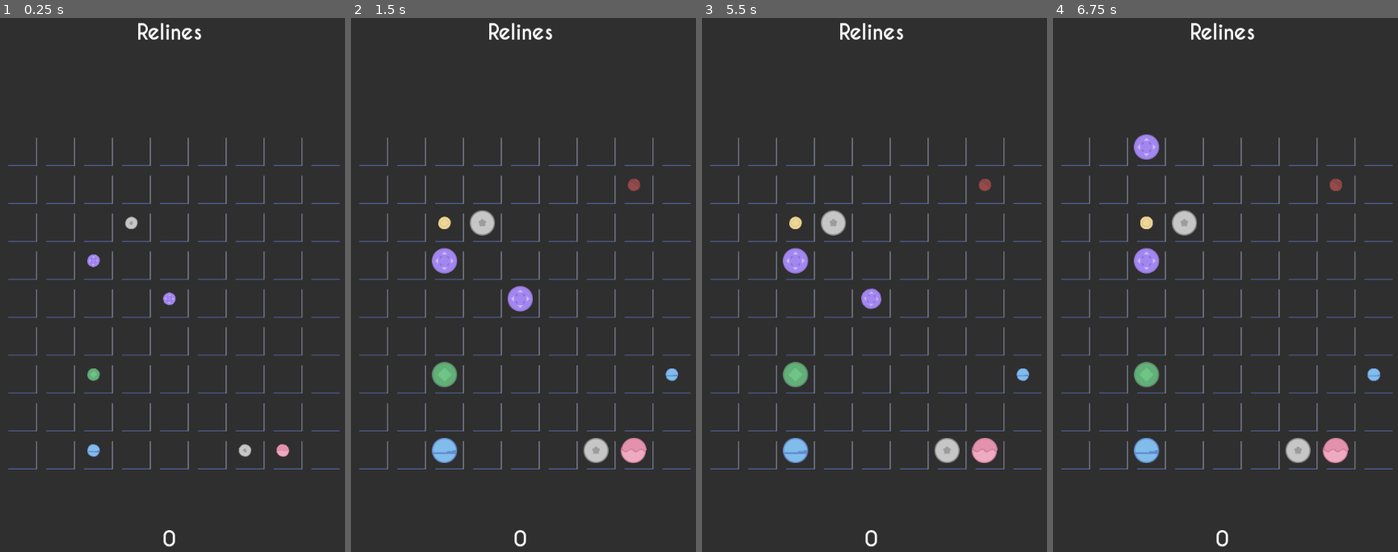
Above: before the commit, frames 1-4 (left to right).
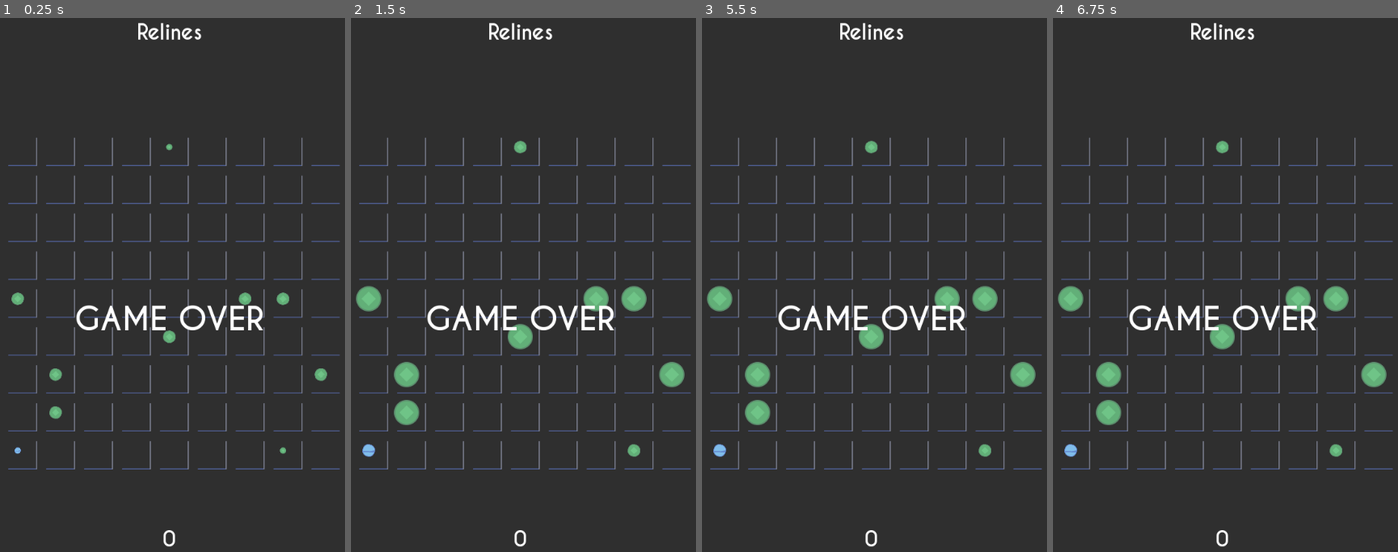
Above: after the commit, the same moments.

Repository: hangduykhiem/Simpline
Game: Godot game, scene res://GameBoard.tscn
Two runs of this game, one before a commit and one after it. Both use one fixed random seed, a clock stepped at 60 frames per second and the inputs below.
Inputs (mouse positions are in pixels of both pictures, inside the frame that each line leads up to):
- Up to frame 1 (0.25 s): no input
- Up to frame 2 (1.5 s): move the mouse to (602, 268) at 0.52 s; click (602, 268) at 0.67 s; tap Enter at 1.25 s; move the mouse to (444, 333) at 1.27 s; click (444, 333) at 1.42 s
- Up to frame 3 (5.5 s): tap Space at 2, 3.5, 5 s; move the mouse to (909, 156) at 2.02 s; click (909, 156) at 2.17 s; tap Enter at 2.75, 4.25 s; move the mouse to (853, 429) at 2.77 s; click (853, 429) at 2.92 s; move the mouse to (984, 397) at 3.52 s; click (984, 397) at 3.67 s; move the mouse to (757, 199) at 4.27 s; click (757, 199) at 4.42 s; move the mouse to (891, 301) at 5.02 s; click (891, 301) at 5.17 s
- Up to frame 4 (6.75 s): move the mouse to (1166, 135) at 5.77 s; click (1166, 135) at 5.92 s; move the mouse to (1304, 268) at 6.52 s; click (1304, 268) at 6.67 s

The runs differ from the first frame. In frame 1, 2.1% of the frame differs, in the area x 3-95%, y 23-83%; in frame 2, 5.2%; in frame 3, 5.1%; in frame 4, 5.2%, in the area x 1-97%, y 21-84%.

Commit message:
Refactoring for logic decoupling in progress

Diff:
--- a/GameBoard.gd
+++ b/GameBoard.gd
@@ -1,4 +1,13 @@
+##
+# This scene's job is to animate the board, the UI, ball and their appearance /
+# disappearance / movement.
+# Actual game logics, like where ball should appear, are in the GameLogic.gd
+# class.
+##
+
 extends Node2D
+
+signal _ball_movement_anim_complete
 
 var CELL_SIDE = 60
 var GRID_NUMBER = 9
@@ -14,97 +23,40 @@
 var _gl = GameLogic.new()
 
 var _moving = false
-var _current_selected_pos
-var _next_ball = {}
+var _selected_pos
 var _score = 0
+var _all_balls = {}
+var _next_balls = {}
 
 func _ready():
     _rng.randomize()
     _gl.grid_size = GRID_NUMBER
-    _gl.generate_grid()
-    _init_balls()
+    _gl.connect("balls_appear", self, "_animate_balls_appearing")
+    _gl.connect("ball_moved", self, "_animate_balls_movement")
+    _gl.connect("ball_moved_cleared", self, "_animate_clear_movement")
+    _gl.init()
 
 
 func _input(event):
     if event is InputEventMouseButton && event.pressed && !_moving:
         var pos = _calculate_click_position(event.position)
         if (pos != null):
-            var ball = _gl.get_ball(pos)
+            if (_selected_pos != null):
+                var cur_x = _selected_pos.x
+                var cur_y = _selected_pos.y
+                _all_balls[Vector2(cur_x, cur_y)].toggle_selected()
+                if (!_all_balls.has(pos)):
+                    _gl.move_ball(_selected_pos, pos)
 
-            if (_current_selected_pos != null):
-                var cur_x = _current_selected_pos.x
-                var cur_y = _current_selected_pos.y
-                _gl.get_ball(Vector2(cur_x, cur_y)).toggle_selected()
-                if (ball == null):
-                    _move_selected_ball(Vector2(pos.x, pos.y))
-
-            if (ball != null):
-                ball.toggle_selected()
-                _current_selected_pos = Vector2(pos.x, pos.y)
+            if (_all_balls.has(pos)):
+                _all_balls[pos].toggle_selected()
+                _selected_pos = pos
             else:
-                _current_selected_pos = null
+                _selected_pos = null
 
 
-func _init_balls():
-    for _i in range(7):
-        var x = _rng.randi_range(0,8)
-        var y = _rng.randi_range(0,8)
-
-        while (_gl.has_ball(Vector2(x,y))):
-            x = _rng.randi_range(0,8)
-            y = _rng.randi_range(0,8)
-
-        var color = _rng.randi_range(0,6)
-        var ball = Ball.instance()
-        ball.color = color
-        ball.position = _calculate_center_position(x, y)
-        ball.scale = Vector2(0,0)
-        $Tween.interpolate_property(ball, "scale:x", 0, 1, .5, Tween.TRANS_CUBIC, Tween.EASE_IN_OUT, 0)
-        $Tween.interpolate_property(ball, "scale:y", 0, 1, .5, Tween.TRANS_CUBIC, Tween.EASE_IN_OUT, 0)
-        $Tween.start()
-        add_child(ball)
-        _gl.put_ball(Vector2(x,y), ball)
-    yield($Tween, "tween_all_completed")
-    _get_next_balls()
-
-
-func _get_next_balls():
-    _moving = true
-    _next_ball.clear()
-    while(_next_ball.size() < 3):
-        var x = _rng.randi_range(0,8)
-        var y = _rng.randi_range(0,8)
-
-        while _gl.has_ball(Vector2(x,y)) || _next_ball.has(Vector2(x,y)):
-            x = _rng.randi_range(0,8)
-            y = _rng.randi_range(0,8)
-
-        var color = _rng.randi_range(0,6)
-        var ball = Ball.instance()
-        ball.color = color
-        ball.position = _calculate_center_position(x, y)
-        ball.scale = Vector2(0,0)
-        add_child_below_node($Grid, ball)
-        _next_ball[Vector2(x, y)] = ball
-        $Tween.interpolate_property(ball, "scale:x", 0, .5, .5, Tween.TRANS_CUBIC, Tween.EASE_IN_OUT, 0)
-        $Tween.interpolate_property(ball, "scale:y", 0, .5, .5, Tween.TRANS_CUBIC, Tween.EASE_IN_OUT, 0)
-
-    $Tween.start()
-    yield($Tween, "tween_all_completed")
-    _moving = false
-
-func _move_selected_ball(pos):
-    _moving = true
-    var from_pos = Vector2(_current_selected_pos.x, _current_selected_pos.y)
-    var ball = _gl.get_ball(from_pos)
-    var path = _gl.find_path(from_pos, pos)
-    if (path != null):
-        _animate_movement(path, ball)
-
-    else:
-        _moving = false
-
-func _animate_movement(path, ball):
+func _animate_balls_movement(path):
+    var ball = _all_balls[path[0]]
     var i = 1
     while (i < path.size()):
         var cur_pos = path[i]
@@ -118,20 +70,20 @@
     $Tween.interpolate_property(ball, "rotation_degrees", 0, 360, (path.size() * 0.15), Tween.TRANS_CUBIC, Tween.EASE_IN_OUT, 0)
     $Tween.start()
     yield($Tween, "tween_all_completed")
-
-    _gl.move_ball(path[0], path[path.size() -1])
-    var result = _gl.check_score(ball, path[path.size() -1]) # TODO: Use signal to put this to _move_selected_ball()
-    if (result.size() > 0):
-        _animate_clear(result)
-    else:
-        _animate_new_ball()
+    emit_signal("_ball_movement_anim_complete")
+    _all_balls[path[path.size() -1]] = _all_balls[path[0]]
+    _all_balls.erase(path[0])
 
 
+func _animate_clear_movement(path, lines):
+    _animate_balls_movement(path)
+    yield(self, "_ball_movement_anim_complete")
+    _animate_clear(lines)
+
 func _animate_clear(result):
-
     for ball_pos in result:
         _score += 1
-        var ball = _gl.get_ball(ball_pos)
+        var ball = _gl.get_ball[ball_pos]
         $Tween.interpolate_property(ball, "scale:x", 1, 0, .5, Tween.TRANS_CUBIC, Tween.EASE_IN_OUT, 0)
         $Tween.interpolate_property(ball, "scale:y", 1, 0, .5, Tween.TRANS_CUBIC, Tween.EASE_IN_OUT, 0)
     _update_score()
@@ -140,44 +92,53 @@
     yield($Tween, "tween_all_completed")
     for ball_pos in result:
         _gl.remove_ball(ball_pos)
-
     _moving = false
 
 
 func _update_score():
     $HUD.get_node("Score").text = ("%d" % _score)
 
-func _animate_new_ball():
-    var new_pos = []
-    for key in _next_ball.keys():
-        var pos = key
-        var ball = _next_ball[key]
 
-        while (_gl.has_ball(pos)):
-            var x = _rng.randi_range(0,8)
-            var y = _rng.randi_range(0,8)
-            pos = Vector2(x,y)
-            while (pos in _next_ball.keys()):
-                x = _rng.randi_range(0,8)
-                y = _rng.randi_range(0,8)
-                pos = Vector2(x,y)
+func _animate_balls_appearing(balls: Dictionary, next_ball: bool) -> void:
+    for pos in balls.keys():
+        var ball = Ball.instance()
+        ball.color = balls[pos]
+        ball.position = _calculate_center_position(pos.x, pos.y)
+        ball.scale = Vector2(0,0)
 
-        ball.position = _calculate_center_position(pos.x, pos.y)
-        _gl.put_ball(pos, ball)
-        new_pos.append(pos)
-        $Tween.interpolate_property(ball, "scale:x", .5, 1, .5, Tween.TRANS_CUBIC, Tween.EASE_IN_OUT, 0)
-        $Tween.interpolate_property(ball, "scale:y", .5, 1, .5, Tween.TRANS_CUBIC, Tween.EASE_IN_OUT, 0)
+        var new_scale := 0.0
+        if (next_ball):
+            new_scale = 0.5
+            _next_balls[pos] = ball
+        else:
+            new_scale = 1
+            _all_balls[pos] = ball
+
+        add_child_below_node($Grid, ball)
+
+
+        $Tween.interpolate_property(ball, "scale:x", 0, new_scale, .5, Tween.TRANS_CUBIC, Tween.EASE_IN_OUT, 0)
+        $Tween.interpolate_property(ball, "scale:y", 0, new_scale, .5, Tween.TRANS_CUBIC, Tween.EASE_IN_OUT, 0)
 
     $Tween.start()
-    yield($Tween, "tween_all_completed")
 
-    for pos in new_pos:
-        var ball = _gl.get_ball(pos)
-        if (ball != null): #Can be null since two new ball can clear same row
-            var result = _gl.check_score(ball, pos)
-            _animate_clear(result)
-    _moving = false
-    _get_next_balls()
+##
+# old_pos and new_pos arguments are only used in the case when one next_ball has
+# been overlapped by a movement. In other cases, next_balls should just appear.
+##
+func _animate_next_balls_appearing(old_pos, new_pos):
+    if _next_balls.has(old_pos):
+        var ball = _next_balls[old_pos]
+        ball.position = _calculate_center_position(new_pos.x, new_pos.y)
+        $Tween.interpolate_property(ball, "scale:x", 0, 1, .5, Tween.TRANS_CUBIC, Tween.EASE_IN_OUT, 0)
+        $Tween.interpolate_property(ball, "scale:y", 0, 1, .5, Tween.TRANS_CUBIC, Tween.EASE_IN_OUT, 0)
+        _next_balls.erase(old_pos)
+
+    for pos in _next_balls.keys():
+        var ball = _next_balls[pos]
+        $Tween.interpolate_property(ball, "scale:x", 0.5, 1, .5, Tween.TRANS_CUBIC, Tween.EASE_IN_OUT, 0)
+        $Tween.interpolate_property(ball, "scale:y", 0.5, 1, .5, Tween.TRANS_CUBIC, Tween.EASE_IN_OUT, 0)
+    $Tween.start()
 
 
 func _calculate_center_position(x, y):
--- a/GameBoard.tscn
+++ b/GameBoard.tscn
@@ -1,11 +1,15 @@
-[gd_scene load_steps=5 format=2]
+[gd_scene load_steps=6 format=2]
 
 [ext_resource path="res://GameBoard.gd" type="Script" id=1]
 [ext_resource path="res://asset/Caviar Dreams Bold.ttf" type="DynamicFontData" id=2]
 [ext_resource path="res://asset/Grid.png" type="Texture" id=3]
 
+[sub_resource type="DynamicFont" id=1]
+size = 32
+font_data = ExtResource( 2 )
+
 [sub_resource type="DynamicFont" id=2]
-size = 32
+size = 50
 font_data = ExtResource( 2 )
 
 [node name="GameBoard" type="Node2D"]
@@ -53,10 +57,24 @@
 margin_top = -162.0
 margin_right = 209.0
 margin_bottom = -100.0
-custom_fonts/font = SubResource( 2 )
+custom_fonts/font = SubResource( 1 )
 text = "0"
 align = 1
 valign = 1
 __meta__ = {
 "_edit_use_anchors_": false
 }
+
+[node name="GameOver" type="Label" parent="HUD"]
+anchor_left = 0.5
+anchor_top = 0.5
+anchor_right = 0.5
+anchor_bottom = 0.5
+margin_left = -150.0
+margin_right = 150.0
+custom_fonts/font = SubResource( 2 )
+text = "GAME OVER"
+align = 1
+__meta__ = {
+"_edit_use_anchors_": false
+}
--- a/GameLogic.gd
+++ b/GameLogic.gd
@@ -1,12 +1,26 @@
-extends Node
-
-var GRID_NUMBER = 9
+export (int) var grid_size
+signal balls_appear(balls, is_next_ball)
+signal ball_moved(path)
+signal ball_moved_clear(path, lines)
+
+const GRID_NUMBER = 9
+const MAX_BALLS = 81
+const INITIAL_BALL_COUNT = 7
+const NEXT_BALLS_COUNT = 3
 var _astar = AStar2D.new()
-export (int) var grid_size
-
+var _rng = RandomNumberGenerator.new()
 var _ball_grid = []
-
-func generate_grid():
+var _ball_count = 7
+var _next_balls = {}
+
+func init():
+    _rng.randomize()
+    _generate_grid()
+    _generate_initial_balls()
+    _generate_next_balls()
+
+
+func _generate_grid():
     for i in range(grid_size):
         for j in range(grid_size):
             _astar.add_point(i * grid_size + j, Vector2(i,j))
@@ -22,38 +36,64 @@
                 _astar.connect_points(current_point, neighbor_bottom)
 
 
-func put_ball(pos, ball):
-    var id = _get_id_from_pos(pos.x, pos.y)
-    if (_ball_grid[id] == null):
-        _ball_grid[id] = ball
-        _astar.set_point_disabled(id, true)
+func _generate_initial_balls():
+    var result = {}
+    for _i in range(INITIAL_BALL_COUNT):
+        var ball = _generate_ball()
+        var id = ball["id"]
+        var color = ball["color"]
+        if (_ball_grid[id] == null):
+            _ball_grid[id] = color
+            result[_get_pos_from_id(id)] = color
+            _astar.set_point_disabled(id, true)
+        else:
+            push_error("position already occupied, wtf")
+    emit_signal("balls_appear", result, false)
+
+
+func _generate_ball():
+    var id = _rng.randi_range(0, MAX_BALLS -1)
+    while (_ball_grid[id] != null):
+        id = _rng.randi_range(0, MAX_BALLS -1)
+    var color = _rng.randi_range(0, 0)
+    return {"id": id, "color": color}
+
+
+func _generate_next_balls():
+    var count
+    if (MAX_BALLS - _ball_count < NEXT_BALLS_COUNT):
+        count = MAX_BALLS - _ball_count
     else:
-        push_error("There is already another ball in that position")
-
-
-func has_ball(pos):
-    return _ball_grid[_get_id_from_pos(pos.x, pos.y)] != null
-
-
-func move_ball(pos, new_pos):
-    var id = _get_id_from_pos(pos.x, pos.y)
-    var new_id = _get_id_from_pos(new_pos.x, new_pos.y)
-    if (_ball_grid[id] == null):
-        push_error("There is no ball at position:  %s" % pos)
-    if (_ball_grid[new_id] != null):
-        push_error("There is already another ball in that position")
+        count = NEXT_BALLS_COUNT
+
+    while(_next_balls.size() < count):
+        var id = _rng.randi_range(0, MAX_BALLS -1)
+        while _ball_grid[id] != null || _next_balls.has(id):
+            id = _rng.randi_range(0, MAX_BALLS -1)
+        var color = _rng.randi_range(0,6)
+        _next_balls[id] = color
+
+    var result = {}
+    for id in _next_balls.keys():
+        var position = _get_pos_from_id(id)
+        var color = _next_balls[id]
+        result[position] = color
+    emit_signal("balls_appear", result, true)
+
+
+func move_ball(from_pos, to_pos):
+    var path = find_path(from_pos, to_pos)
+    if (path == null): pass
+    var id = _get_id_from_pos(from_pos.x, from_pos.y)
+    var new_id = _get_id_from_pos(to_pos.x, to_pos.y)
     _ball_grid[new_id] = _ball_grid[id]
     _ball_grid[id] = null
     _astar.set_point_disabled(id, false)
     _astar.set_point_disabled(new_id, true)
 
-
-func remove_ball(pos):
-    var id = _get_id_from_pos(pos.x, pos.y)
-    var ball = _ball_grid[id]
-    _ball_grid[id] = null
-    ball.queue_free()
-    _astar.set_point_disabled(id, false)
+    var lines_matched = _check_score(new_id)
+    if lines_matched != null:
+        emit_signal("ball_moved_clear", path, lines_matched)
 
 
 func get_ball(pos):
@@ -68,8 +108,9 @@
     return _simplify_astar_path(path)
 
 
-func check_score(ball, pos):
-    var color = ball.color
+func _check_score(id):
+    var color = _ball_grid[id]
+    var pos = _get_pos_from_id(id)
 
     # These variable store the ball rows, in order.
     var row = []
@@ -117,8 +158,8 @@
     var first_color_index = -1
     for i in row.size():
         var id = _get_id_from_pos(row[i].x, row[i].y)
-        var ball = _ball_grid[id]
-        if ball != null && ball.color == color:
+        var ball_color = _ball_grid[id]
+        if ball_color != null && ball_color == color:
             last_color_index = i
             if first_color_index == -1:
                 first_color_index = i
@@ -136,6 +177,11 @@
 func _get_id_from_pos(x, y):
     return x * grid_size + y
 
+
+func _get_pos_from_id(id):
+    var x: int = floor(id / GRID_NUMBER)
+    var y: int = id - (x * GRID_NUMBER)
+    return Vector2(x, y)
 
 func _simplify_astar_path(path):
     var i = 1
Not shown: 1 places in GameBoard.tscn that only renumber resources
